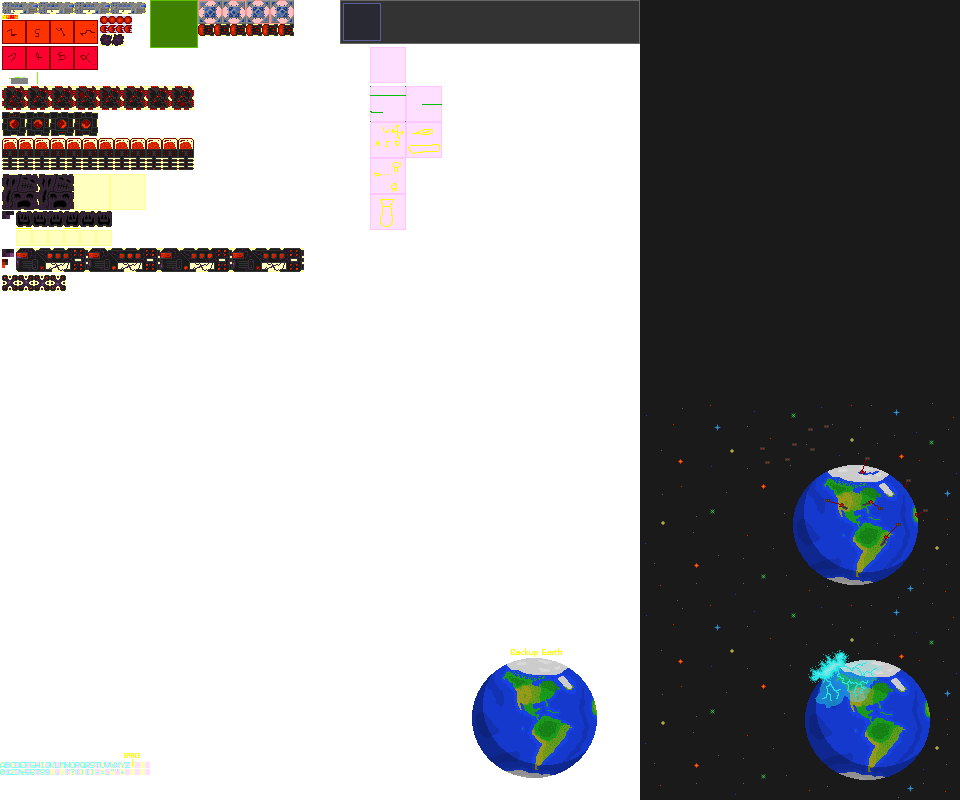
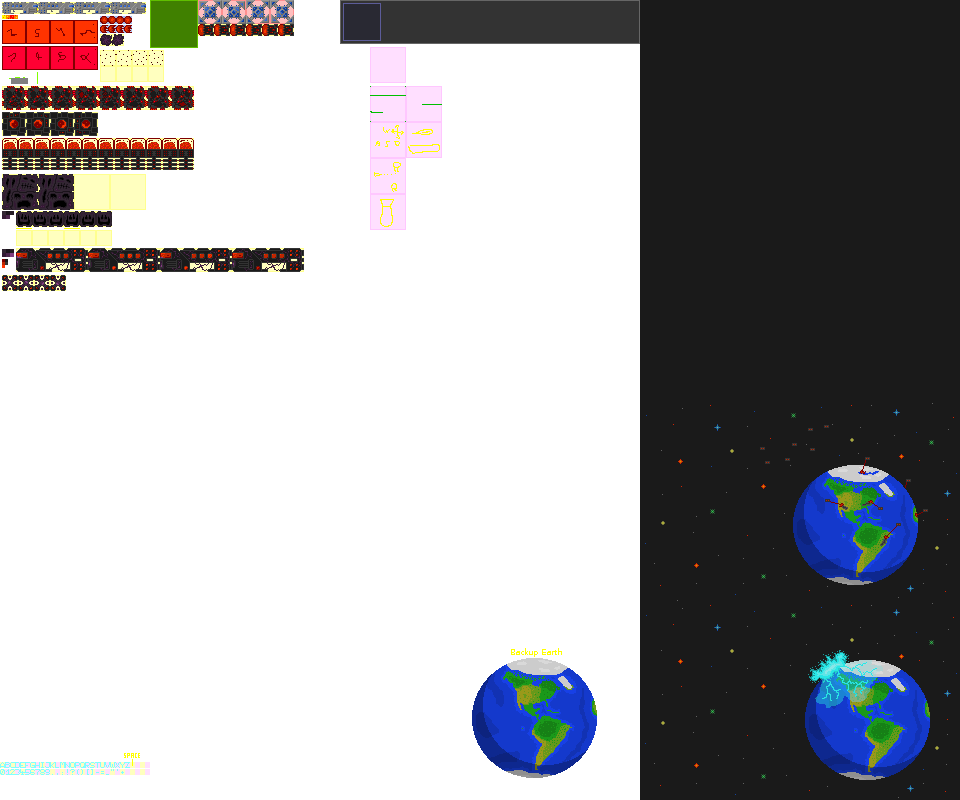
Two versions of the same layered image (960 x 800). Layer-by-layer changes:
painted on "sprites" over [100, 50, 163, 66]
painted on "helpers" over [100, 50, 164, 82]
